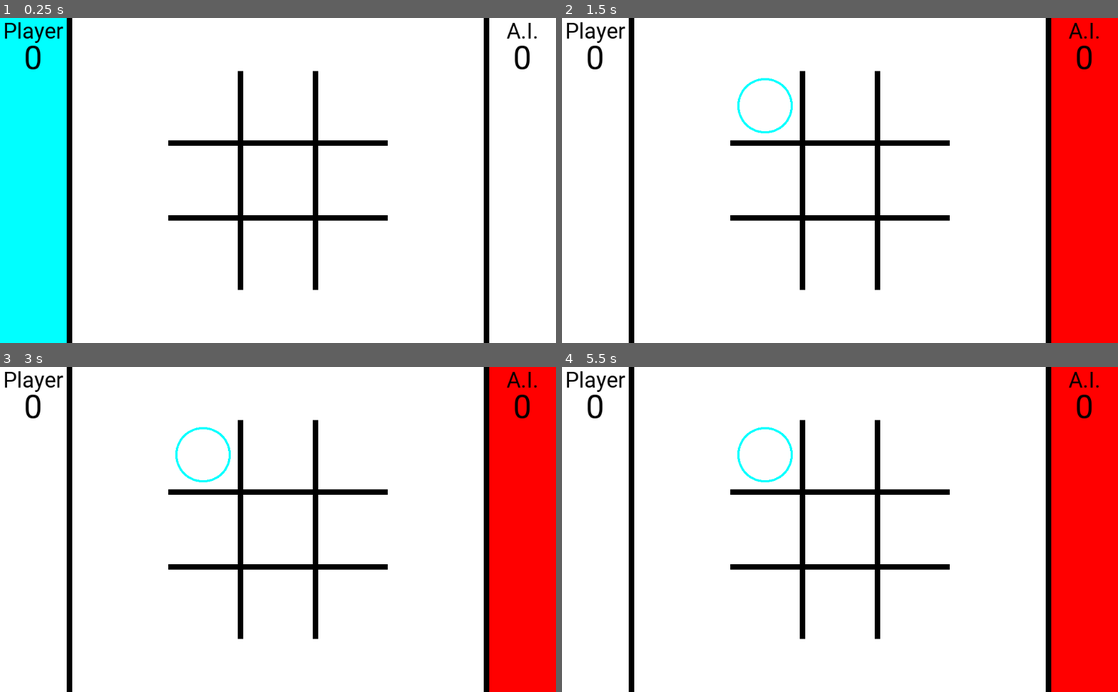
Above: before the commit, frames 1-4 (two rows, left to right).
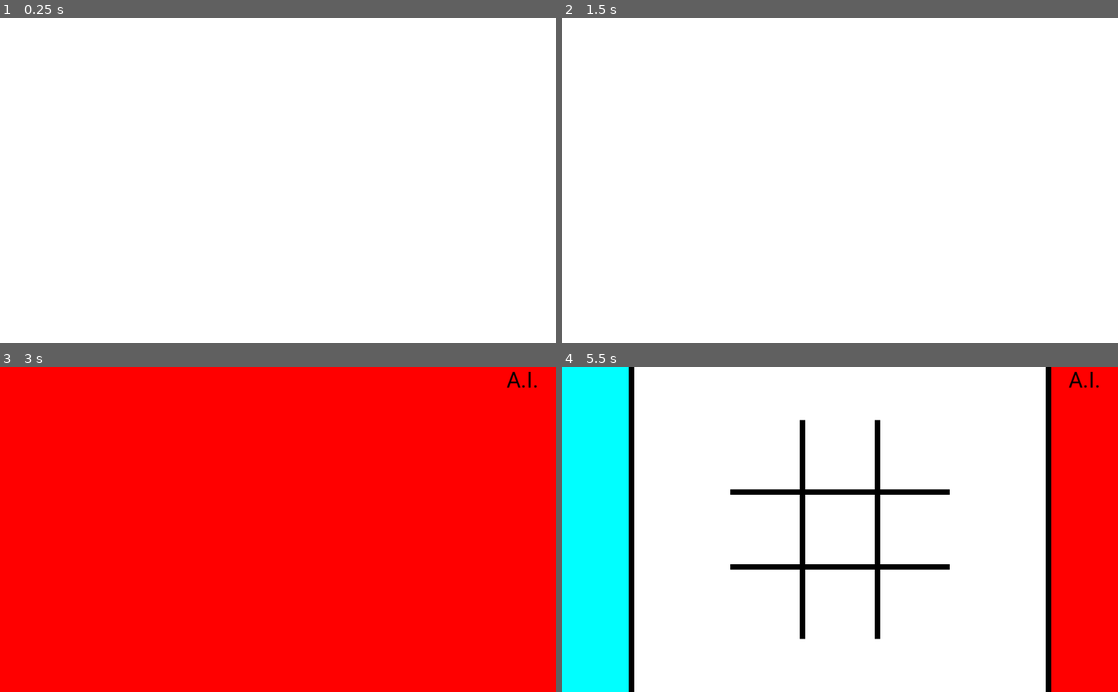
Above: after the commit, the same moments.

Repository: MGon025/CPSC481_Project
Game: Godot game, scene res://Board.tscn
Two runs of this game, one before a commit and one after it. Both use one fixed random seed, a clock stepped at 60 frames per second and the inputs below. The project has no main scene, so this scene is started directly.
Inputs (mouse positions are in pixels of both pictures, inside the frame that each line leads up to):
- Up to frame 1 (0.25 s): no input
- Up to frame 2 (1.5 s): tap Enter at 0.5 s; move the mouse to (767, 105) at 0.52 s; click (767, 105) at 0.67 s; tap Space at 1.25 s; move the mouse to (840, 105) at 1.27 s; click (840, 105) at 1.42 s
- Up to frame 3 (3 s): tap Enter at 2 s; move the mouse to (350, 454) at 2.02 s; click (350, 454) at 2.17 s; tap Space at 2.75 s; move the mouse to (205, 529) at 2.77 s; click (205, 529) at 2.92 s
- Up to frame 4 (5.5 s): tap Enter at 3.5 s; move the mouse to (840, 529) at 3.52 s; click (840, 529) at 3.67 s; tap Space at 4.25 s; move the mouse to (912, 529) at 4.27 s; click (912, 529) at 4.42 s; move the mouse to (767, 604) at 5.02 s; click (767, 604) at 5.17 s

The runs differ from the first frame. In frame 1, 17% of the frame differs, in the area x 0-97%, y 0-100%; in frame 2, 17%; in frame 3, 88%, in the area x 0-96%, y 0-100%; in frame 4, 12%.

Commit message:
first player is random

Diff:
--- a/Board.tscn
+++ b/Board.tscn
@@ -1,9 +1,10 @@
-[gd_scene load_steps=13 format=2]
+[gd_scene load_steps=15 format=2]
 
 [ext_resource path="res://Tile.tscn" type="PackedScene" id=1]
 [ext_resource path="res://board.gd" type="Script" id=2]
 [ext_resource path="res://fonts/Roboto-Regular.ttf" type="DynamicFontData" id=3]
 [ext_resource path="res://stats.gd" type="Script" id=4]
+[ext_resource path="res://game_start.gd" type="Script" id=5]
 
 [sub_resource type="Gradient" id=1]
 offsets = PoolRealArray( 0 )
@@ -37,6 +38,21 @@
 size = 40
 font_data = ExtResource( 3 )
 
+[sub_resource type="Animation" id=11]
+resource_name = "swipe_left"
+tracks/0/type = "value"
+tracks/0/path = NodePath(".:rect_size")
+tracks/0/interp = 1
+tracks/0/loop_wrap = true
+tracks/0/imported = false
+tracks/0/enabled = true
+tracks/0/keys = {
+"times": PoolRealArray( 0, 0.1, 0.3, 1 ),
+"transitions": PoolRealArray( 1, 1, 1, 1 ),
+"update": 0,
+"values": [ Vector2( 1024, 600 ), Vector2( 512, 600 ), Vector2( 123, 600 ), Vector2( 123, 600 ) ]
+}
+
 [node name="Board" type="Node2D"]
 script = ExtResource( 2 )
 
@@ -48,13 +64,36 @@
 [node name="Stats" type="Node2D" parent="."]
 script = ExtResource( 4 )
 
+[node name="Names" type="Node2D" parent="Stats"]
+z_index = 1
+
+[node name="Player1Name" type="Label" parent="Stats/Names"]
+margin_right = 123.0
+margin_bottom = 48.0
+custom_colors/font_color = Color( 0, 0, 0, 1 )
+custom_fonts/font = SubResource( 3 )
+text = "Player"
+align = 1
+
+[node name="Player2Name" type="Label" parent="Stats/Names"]
+anchor_right = 1.0
+margin_left = 901.0
+margin_right = 1024.0
+margin_bottom = 48.0
+custom_colors/font_color = Color( 0, 0, 0, 1 )
+custom_fonts/font = SubResource( 5 )
+text = "A.I."
+align = 1
+
 [node name="BGLeft" type="Line2D" parent="Stats"]
+visible = false
 position = Vector2( 64, 300 )
 points = PoolVector2Array( 0, -300, 0, 300 )
 width = 128.0
 default_color = Color( 0, 1, 1, 1 )
 
 [node name="BGRight" type="Line2D" parent="Stats"]
+visible = false
 position = Vector2( 960, 300 )
 points = PoolVector2Array( 0, -300, 0, 300 )
 width = 128.0
@@ -70,15 +109,8 @@
 points = PoolVector2Array( 0, -300, 0, 300 )
 default_color = Color( 0, 0, 0, 1 )
 
-[node name="Player1Name" type="Label" parent="Stats"]
-margin_right = 123.0
-margin_bottom = 48.0
-custom_colors/font_color = Color( 0, 0, 0, 1 )
-custom_fonts/font = SubResource( 3 )
-text = "Player"
-align = 1
-
 [node name="Player1Score" type="Label" parent="Stats"]
+visible = false
 margin_top = 38.0
 margin_right = 123.0
 margin_bottom = 109.0
@@ -87,17 +119,8 @@
 text = "0"
 align = 1
 
-[node name="Player2Name" type="Label" parent="Stats"]
-anchor_right = 1.0
-margin_left = 901.0
-margin_right = 1024.0
-margin_bottom = 48.0
-custom_colors/font_color = Color( 0, 0, 0, 1 )
-custom_fonts/font = SubResource( 5 )
-text = "A.I."
-align = 1
-
 [node name="Player2Score" type="Label" parent="Stats"]
+visible = false
 margin_left = 901.0
 margin_top = 38.0
 margin_right = 1024.0
@@ -236,3 +259,18 @@
 margin_right = 1024.0
 margin_bottom = 600.0
 color = Color( 1, 1, 1, 0 )
+
+[node name="GameStart" type="Node2D" parent="."]
+script = ExtResource( 5 )
+
+[node name="FirstColor" type="ColorRect" parent="GameStart"]
+margin_right = 1024.0
+margin_bottom = 600.0
+
+[node name="AnimationPlayer" type="AnimationPlayer" parent="GameStart"]
+root_node = NodePath("../FirstColor")
+anims/swipe_left = SubResource( 11 )
+
+[node name="Timer" type="Timer" parent="GameStart"]
+wait_time = 3.0
+one_shot = true
--- a/board.gd
+++ b/board.gd
@@ -16,28 +16,22 @@
 
 onready var player1bg = get_node("Stats/BGLeft")
 onready var player2bg = get_node("Stats/BGRight")
+onready var p1_name = get_node("Stats/Names/Player1Name")
+onready var p2_name = get_node("Stats/Names/Player2Name")
 var _test_time = 0
 
 # Called when the node enters the scene tree for the first time.
 func _ready():
-	# warning-ignore:return_value_discarded
-	$Pause/Click.connect("gui_input", self, "_on_continue")
 	$Pause.hide()
 	# reset marking colors
 	$Tiles.modulate = Color.white
-
+	_connect_signals()
 	_get_tile_nodes()
 	_get_win_lines()
 	_clear_board()
 
-	if player1_is_first:
-		player2bg.visible = false
-	else:
-		player1_turn = false
-		player1bg.visible = false
-		_test_ai_click()
 
-
+# called 60 times per second
 func _physics_process(delta):
 	_test_ai(delta)
 
@@ -62,6 +56,24 @@
 	_pause.resume()
 
 
+# Called after the first player is decided
+func _on_game_start(player1: bool):
+	_set_tile_colors(player1)
+	player1_turn = player1
+	player1_is_first = player1
+	if player1_is_first:
+		player1bg.show()
+		p2_name.show()
+	else:
+		player1_turn = false
+		player2bg.show()
+		p1_name.show()
+	$Stats/Player1Score.show()
+	$Stats/Player2Score.show()
+	_test_time = 0
+	$GameStart.hide()
+
+
 func _clear_board():
 	for tile in tiles:
 		tile.turn_off()
@@ -72,7 +84,7 @@
 func _game_won(player1: bool, begin: int, end: int):
 	$Stats.add_score(player1)
 	_draw_win_line(player1, begin, end)
-	var text = $Stats/Player1Name.text if player1 else $Stats/Player2Name.text
+	var text = p1_name.text if player1 else p2_name.text
 	$Pause/Who.text = text + " Wins!"
 	$Pause.show()
 	yield()
@@ -99,21 +111,30 @@
 	for i in range(9):
 		var path = "Tiles/Tile" + str(i)
 		var tile = get_node(path)
-
-		# set tile colors based on player background colors
-		tile.get_node("O").modulate = player1bg.get_default_color() if\
-				player1_is_first else player2bg.get_default_color()
-		tile.get_node("X").modulate = player2bg.get_default_color() if\
-				player1_is_first else player1bg.get_default_color()
-
 		tile.connect("tile_clicked", self, "_on_turn_end")
 		tiles.append(tile)
+
+
+func _set_tile_colors(player1: bool):
+	# set tile colors based on player background colors
+	for tile in tiles:
+		tile.get_node("O").modulate = player1bg.get_default_color() if\
+				player1 else player2bg.get_default_color()
+		tile.get_node("X").modulate = player2bg.get_default_color() if\
+				player1 else player1bg.get_default_color()
 
 
 # store all win line nodes. called once
 func _get_win_lines():
 	for node in $WinLines.get_children():
 		_win_lines.append(node)
+
+
+func _connect_signals():
+	# warning-ignore:return_value_discarded
+	$Pause/Click.connect("gui_input", self, "_on_continue")
+	# warning-ignore:return_value_discarded
+	$GameStart.connect("turn_decided", self, "_on_game_start")
 
 
 # example of how the ai would click tile 1
--- /dev/null
+++ b/game_start.gd
@@ -0,0 +1,42 @@
+extends Node2D
+
+signal turn_decided(player_is_first)
+
+onready var p1_color = get_node("../Stats/BGLeft").get_default_color()
+onready var p2_color = get_node("../Stats/BGRight").get_default_color()
+onready var p1_name = get_node("../Stats/Names/Player1Name")
+onready var p2_name = get_node("../Stats/Names/Player2Name")
+
+
+# Called when the node enters the scene tree for the first time.
+func _ready():
+	p1_name.hide()
+	p2_name.hide()
+
+	$Timer.start(3.0)
+	yield($Timer, "timeout")
+	_on_timer_ended()
+
+
+func _on_timer_ended():
+	print("e")
+	var rng = RandomNumberGenerator.new()
+	rng.randomize()
+	var player_is_first = rng.randi_range(0, 1)
+
+	if player_is_first:
+		p1_name.show()
+		$FirstColor.set_frame_color(p1_color)
+	else:
+		p2_name.show()
+		self.set_position(Vector2(1024, 600))
+		self.set_rotation(PI)
+		$FirstColor.set_frame_color(p2_color)
+
+	$Timer.start(1.5)
+	yield($Timer, "timeout")
+
+	$AnimationPlayer.play("swipe_left")
+	yield($AnimationPlayer, "animation_finished")
+
+	emit_signal("turn_decided", player_is_first)
--- a/project.godot
+++ b/project.godot
@@ -13,6 +13,11 @@
 config/name="tictactoe"
 config/icon="res://icon.png"
 
+[debug]
+
+settings/fps/force_fps=60
+settings/stdout/print_fps=true
+
 [global]
 
 font=false
Not shown: 1 places in Board.tscn that only renumber resources
